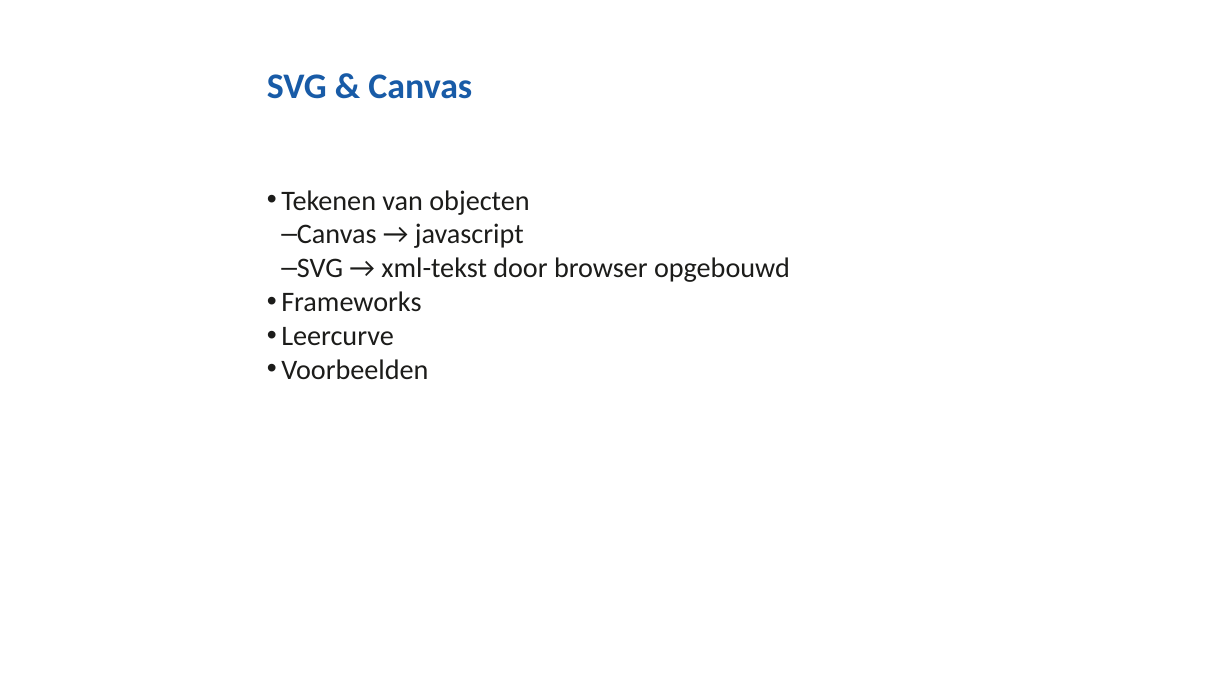
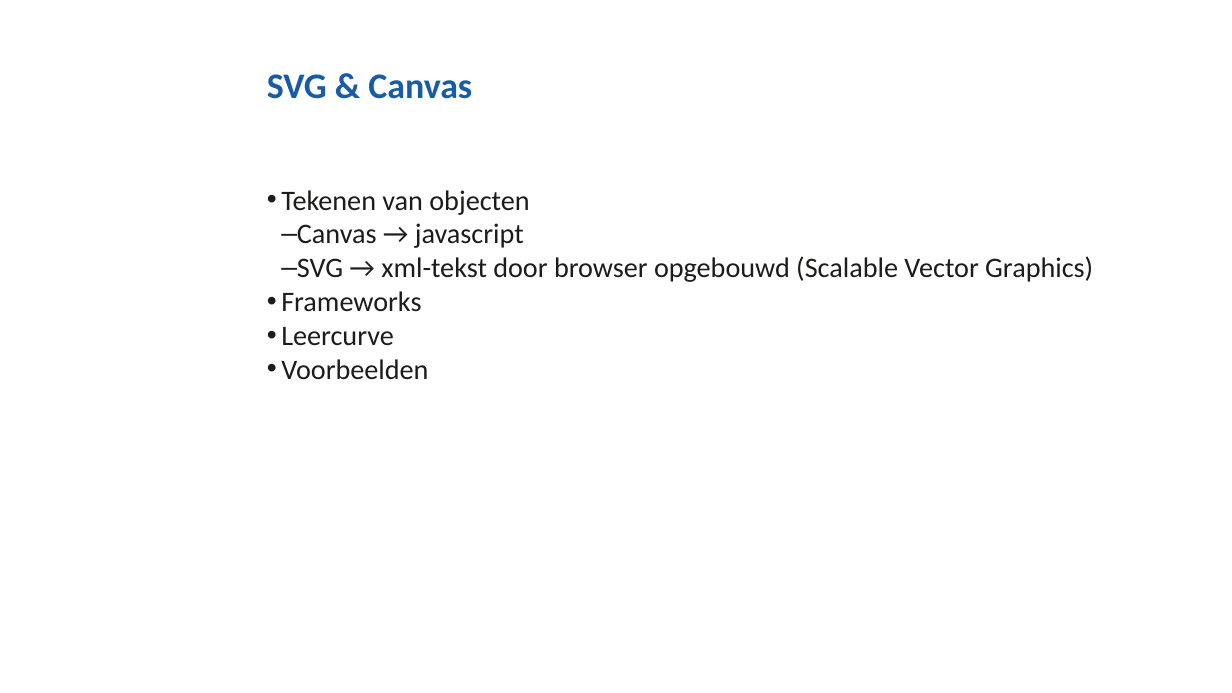
Before and after one commit to NHLStenden/Flex-WebDevelopment-FrontEndDevelopment, a slide deck: slide 47 of Presentatie/Front-End Development.pptx. Drawn at 1232x693 pixels with LibreOffice and Linux fonts; fonts in the diff are those of the drawing; background and template pictures are left out. Boxes give left, top, right and bottom in pixels: in the first picture for what was removed or moved away, otherwise in the second. Text is boxed around its words. In the diff, an @@ line names an element or a change of style, - is before the commit and + after.

```diff
--- a/Presentatie/Front-End Development.pptx
+++ b/Presentatie/Front-End Development.pptx
@@ text at [297, 256, 1093, 282]: text changed @@
-  – SVG → xml-tekst door browser opgebouwd
+  – SVG → xml-tekst door browser opgebouwd (Scalable Vector Graphics)
```
Also in this commit, not shown: 3 other slides changed, 6 other files.
